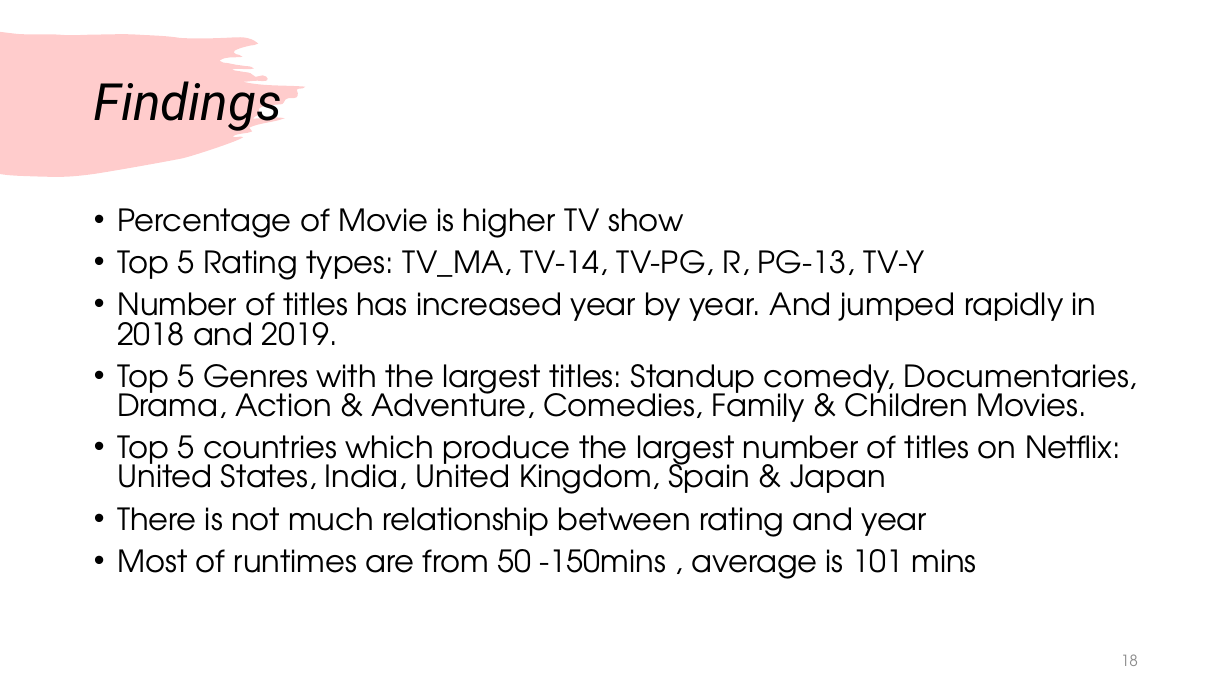
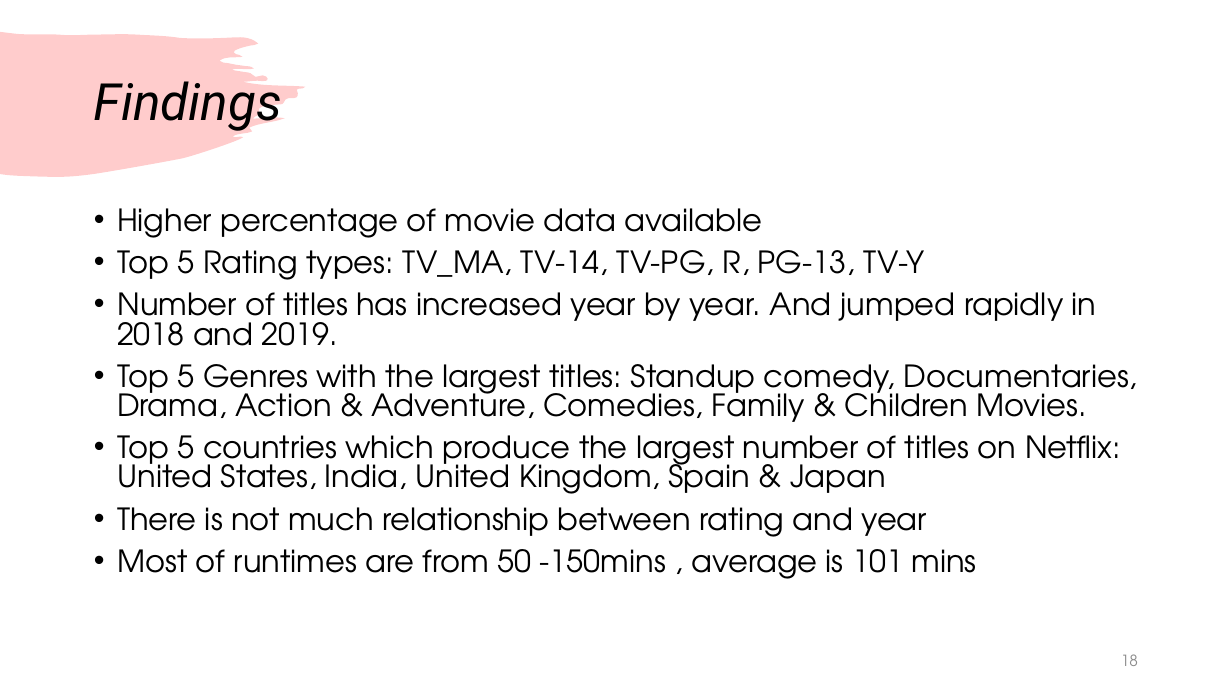
Before and after one commit to Kevinle76/NetFlix, a slide deck: slide 18 of Project_1.pptx. Drawn at 1232x693 pixels with LibreOffice and Linux fonts; fonts in the diff are those of the drawing. Boxes give left, top, right and bottom in pixels: in the first picture for what was removed or moved away, otherwise in the second. Text is boxed around its words. In the diff, an @@ line names an element or a change of style, - is before the commit and + after.

```diff
--- a/Project_1.pptx
+++ b/Project_1.pptx
@@ text at [117, 208, 762, 238]: text changed @@
-• Percentage of Movie is higher TV show
+• Higher percentage of movie data available
```
Also in this commit, not shown: 7 other slides changed, 15 other files.
